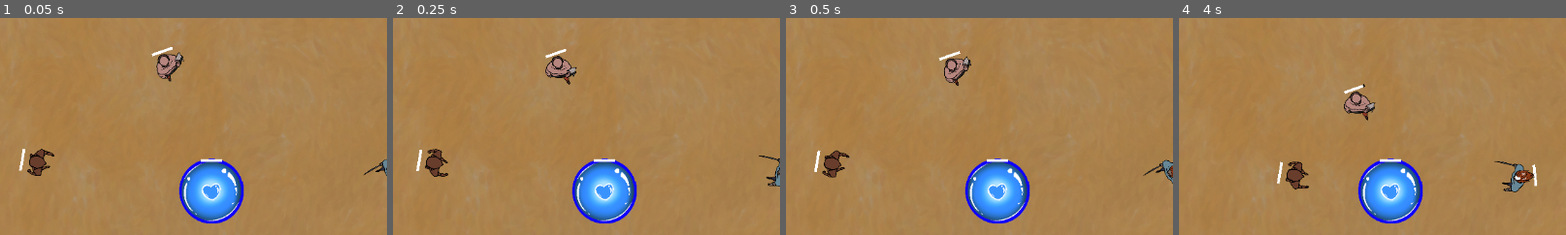
Above: before the commit, frames 1-4 (left to right).
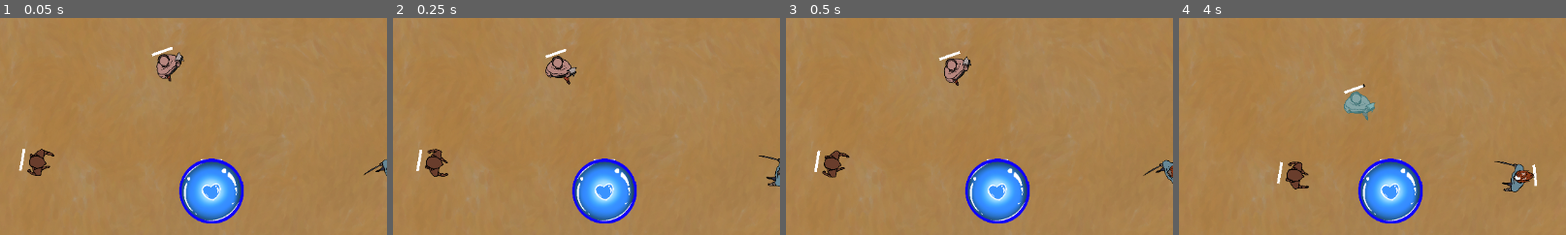
Above: after the commit, the same moments.

Repository: PNP-Gamejam/ggj2025-bubbles
Game: Godot game, scene res://main.tscn
Same seed, same stepped clock (60 frames per second), same inputs: the game is played once before the commit and once after it. Sound files missing from this copy of the repository are replaced by a short silence.
Inputs (mouse positions are % of the whole screen's width and height, from its top left):
- Up to frame 1 (0.05 s): no input
- Up to frame 2 (0.25 s): no input
- Up to frame 3 (0.5 s): no input
- Up to frame 4 (4 s): click (80, 90) at 0.5 s; click (80, 90) at 1.25 s; click (80, 90) at 2 s; move the mouse to (44, 28) at 2.77 s; click (44, 28) at 2.85 s; move the mouse to (66, 47) at 3.52 s; click (66, 47) at 3.6 s
The pictures show only the part of the screen within x 21-71%, y 11-61%; the shares and areas given below are measured in that part.

The runs differ from the first frame. In frame 1, less than 0.1% of the frame differs, in the area x 51-58%, y 64-67%; in frame 2, less than 0.1%; in frame 3, less than 0.1%; in frame 4, 0.7%, in the area x 42-58%, y 33-67%.

Commit message:
monster blink on damaged, adjust base zIndex

Diff:
--- a/base.tscn
+++ b/base.tscn
@@ -50,6 +50,7 @@
 script = ExtResource("1_5f5so")
 
 [node name="AnimatedSprite2D" type="AnimatedSprite2D" parent="."]
+z_index = 1
 sprite_frames = SubResource("SpriteFrames_dm0kp")
 
 [node name="Attackable" parent="." instance=ExtResource("3_aiyoj")]
--- a/monster.gd
+++ b/monster.gd
@@ -13,7 +13,6 @@
 @onready var _death_audio: AudioStreamPlayer = $DeathAudioStreamPlayer
 @onready var _hurt_audio: AudioStreamPlayer = $HurtAudioStreamPlayer
 
-
 func _ready() -> void:
 	_attacker.attack_cooldown = attack_cooldown
 	_attacker.attack_damage = attack_damage
@@ -21,6 +20,7 @@
 	_attackable.hp = hp
 	_attackable.hp_changed.connect(func():
 		if _attackable.hp > 0:
+			_play_tint_animation()
 			_hurt_audio.play()
 	)
 	_attackable.died.connect(func():
@@ -38,6 +38,7 @@
 		set_process(false)
 	)
 	_boid.owner = owner
+	animated_sprite.material = preload("res://resources/tint_material.tres").duplicate()
 
 func _on_input_event(viewport: Node, event: InputEvent, shape_idx: int):
 	if event is InputEventMouseButton:
@@ -58,3 +59,13 @@
 		animated_sprite.play("walk")
 	else:
 		animated_sprite.play("attack")
+
+func _play_tint_animation():
+	var mat = animated_sprite.material as ShaderMaterial
+	var tween = get_tree().create_tween()
+	tween.tween_method(func(t):
+		mat.set_shader_parameter("amount", .6 * abs(sin(t))),
+		0.0, TAU, .7
+	)
+	tween.tween_callback(func(): mat.set_shader_parameter("amount", 0))
+	tween.play()
--- a/monster.tscn
+++ b/monster.tscn
@@ -47,7 +47,6 @@
 [node name="Monster" type="Node2D"]
 script = ExtResource("1_t7yji")
 SPEED = 10.0
-metadata/_edit_vertical_guides_ = [1155.0]
 
 [node name="Attackable" parent="." instance=ExtResource("3_evpw1")]
 collision_layer = 2
--- /dev/null
+++ b/resources/tint_material.tres
@@ -0,0 +1,9 @@
+[gd_resource type="ShaderMaterial" load_steps=2 format=3 uid="uid://e6gshl8ebkh5"]
+
+[ext_resource type="Shader" path="res://scenes/tint.gdshader" id="1_0s1q3"]
+
+[resource]
+resource_local_to_scene = true
+shader = ExtResource("1_0s1q3")
+shader_parameter/color = Color(0.38, 0.734667, 0.76, 1)
+shader_parameter/amount = 0.0
--- /dev/null
+++ b/scenes/tint.gdshader
@@ -0,0 +1,8 @@
+shader_type canvas_item;
+
+uniform vec4 color: source_color;
+uniform float amount: hint_range(0.0, 1.0, 0.1);
+
+void fragment() {
+	COLOR.rgb = mix(COLOR.rgb, color.rgb, amount);
+}
